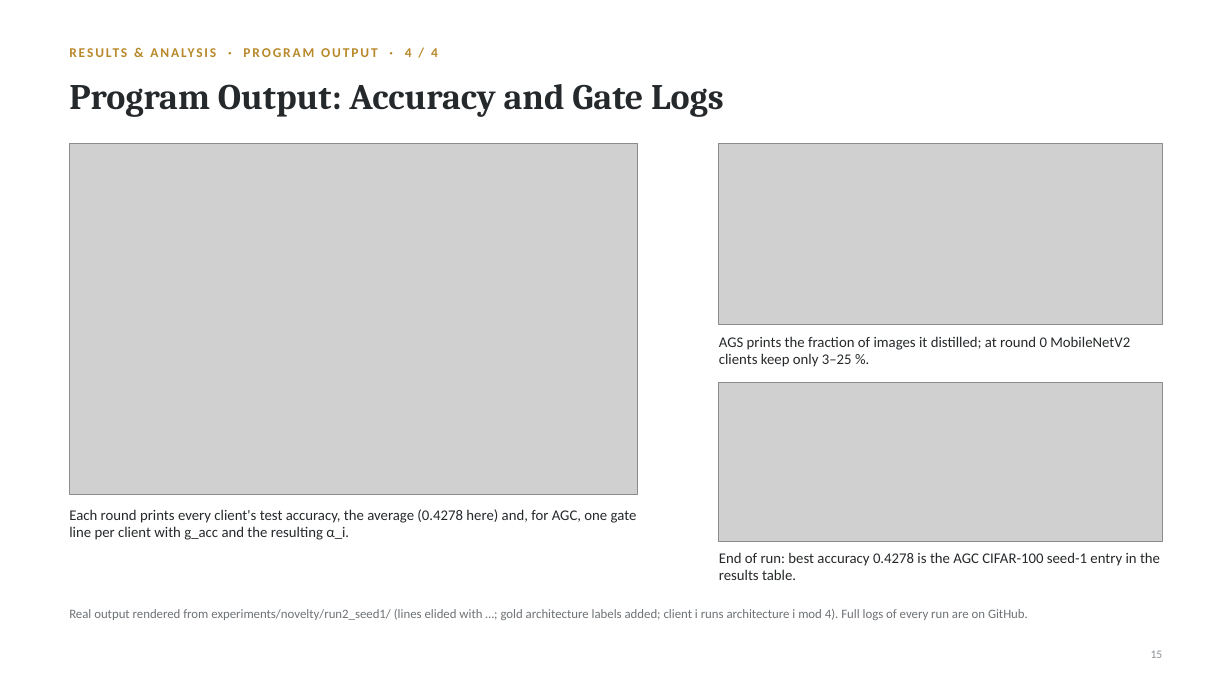
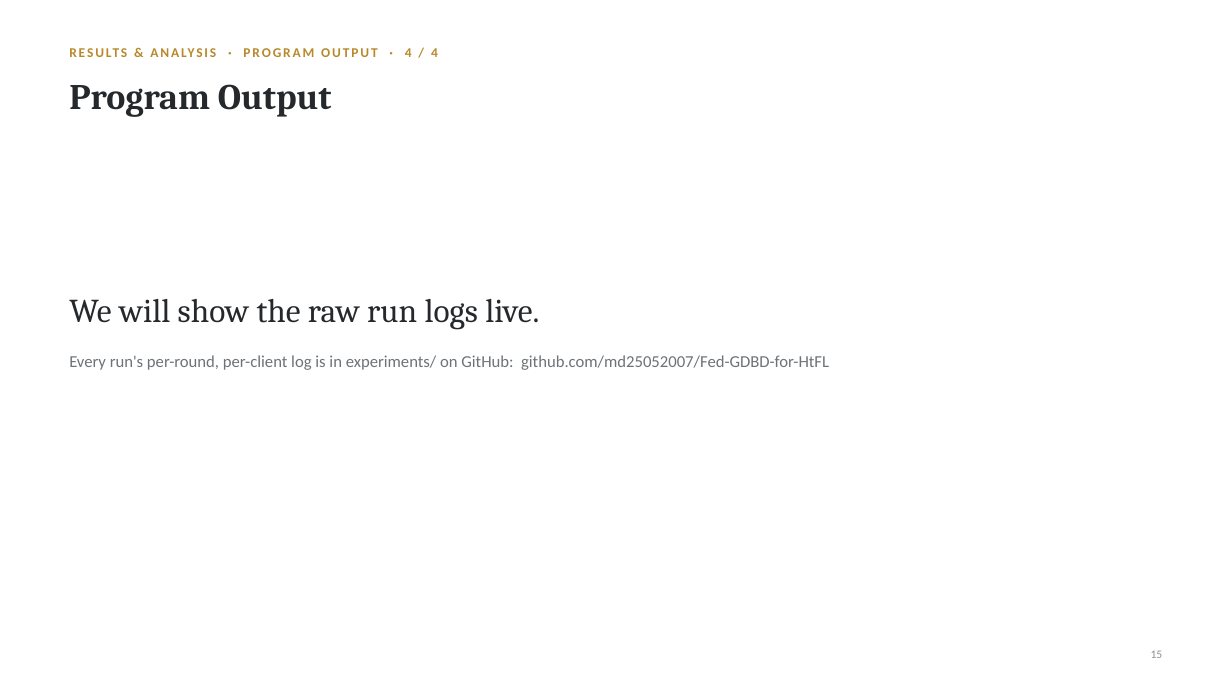
Before and after one commit to md25052007/Fed-GDBD-for-HtFL, a slide deck: slide 15 of presentation/Fed-GDBD_Final_Evaluation.pptx. Drawn at 1232x693 pixels with LibreOffice and Linux fonts; fonts in the diff are those of the drawing; grey boxes stand for pictures. Boxes give left, top, right and bottom in pixels: in the first picture for what was removed or moved away, otherwise in the second. Text is boxed around its words. In the diff, an @@ line names an element or a change of style, - is before the commit and + after.

```diff
--- a/presentation/Fed-GDBD_Final_Evaluation.pptx
+++ b/presentation/Fed-GDBD_Final_Evaluation.pptx
@@ title at <box>69,84,332,117</box>: text changed @@
-Program Output: Accuracy and Gate Logs
+Program Output
@@ picture removed at <box>69,143,638,494</box> @@
@@ picture removed at <box>719,143,1163,325</box> @@
@@ text added at <box>69,299,539,330</box>, 26 pt, text #26292B @@
+We will show the raw run logs live.
@@ text at <box>69,355,829,370</box>: text changed; size 11.5 to 13 pt; text colour #26292B to #6E7377 @@
-Each round prints every client's test accuracy, the average (0.4278 here) and, for AGC, one gate line per client with g_acc and the resulting α_i.
+Every run's per-round, per-client log is in experiments/ on GitHub: github.com/md25052007/Fed-GDBD-for-HtFL
@@ text removed at <box>719,336,1130,367</box> @@
-AGS prints the fraction of images it distilled; at round 0 MobileNetV2 clients keep only 3–25 %.
@@ picture removed at <box>719,383,1163,542</box> @@
@@ text removed at <box>719,552,1160,580</box> @@
-End of run: best accuracy 0.4278 is the AGC CIFAR-100 seed-1 entry in the results table.
@@ text removed at <box>69,609,1028,620</box> @@
-Real output rendered from experiments/novelty/run2_seed1/ (lines elided with …; gold architecture labels added; client i runs architecture i mod 4). Full logs of every run are on GitHub.
```
Also in this commit, not shown: 12 other slides changed, 9 other files.
